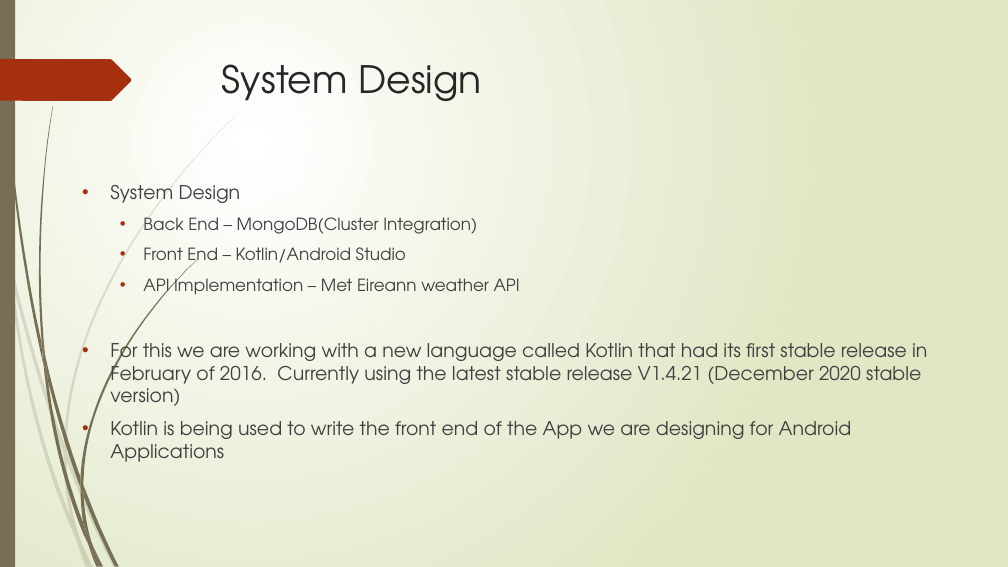
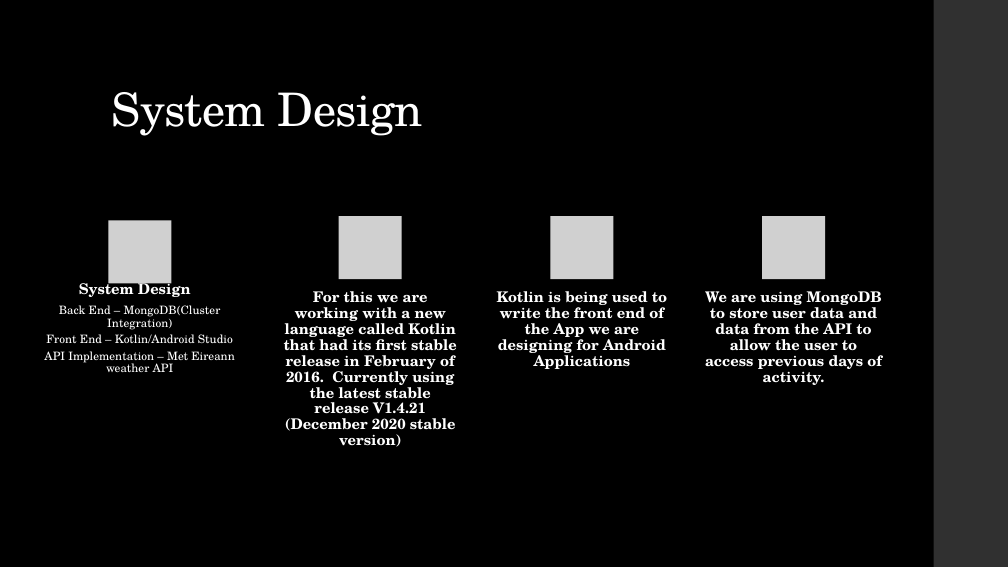
Before and after one commit to stevenJoyce/4thYearGroupProject, a slide deck: slide 4 of SportAdvisor.pptx. Drawn at 1008x567 pixels with LibreOffice and Linux fonts; fonts in the diff are those of the drawing; grey boxes stand for pictures. Boxes give left, top, right and bottom in pixels: in the first picture for what was removed or moved away, otherwise in the second. Text is boxed around its words. In the diff, an @@ line names an element or a change of style, - is before the commit and + after.

Commit message:
Presentation Complete

```diff
--- a/SportAdvisor.pptx
+++ b/SportAdvisor.pptx
@@ background gradient #FFFFFF to #DFE8C4 to #000000 @@
@@ rectangle removed at [0,0,15,567] @@
@@ rectangle added at [934,0,1008,567], fill #303030 @@
@@ freeform shape removed at [0,59,132,101] @@
@@ title "System Design": place and size @@
-title "System Design" at [222,64,481,101]
+title "System Design" at [112,92,423,136]
@@ title "System Design" at [112,92,423,136]: size 36 to 44 pt, font TeX Gyre Adventor to TeX Gyre Schola, text colour #262626 to #FFFFFF, letter spacing 0 to -0.5 pt; line spacing 1 to 0.9; vertical alignment top to bottom @@
@@ text removed at [110,185,927,462] @@
-• System Design
-  • Back End – MongoDB(Cluster Integration)
-  • Front End – Kotlin/Android Studio
-  • API Implementation – Met Eireann weather API
-• For this we are working with a new language called Kotlin that had its first stable release in February of 2016. Currently using the latest stable release V1.4.21 (December 2020 stable version)
-• Kotlin is being used to write the front end of the App we are designing for Android Applications
@@ group added at [44,216,882,436]: 5 texts, 4 pictures @@
+System Design
+Back End – MongoDB(Cluster Integration)
+Front End – Kotlin/Android Studio
+API Implementation – Met Eireann weather API
+For this we are working with a new language called Kotlin that had its first stable release in February of 2016. Currently using the latest stable release V1.4.21 (December 2020 stable version)
+Kotlin is being used to write the front end of the App we are designing for Android Applications
+We are using MongoDB to store user data and data from the API to allow the user to access previous days of activity.
@@ group removed at [0,116,236,567]: 10 freeform shapes @@
@@ group removed at [2,0,197,567]: 12 freeform shapes @@
```
Also in this commit, not shown: 3 other slides changed, 2 slides added, 5 slides removed.
